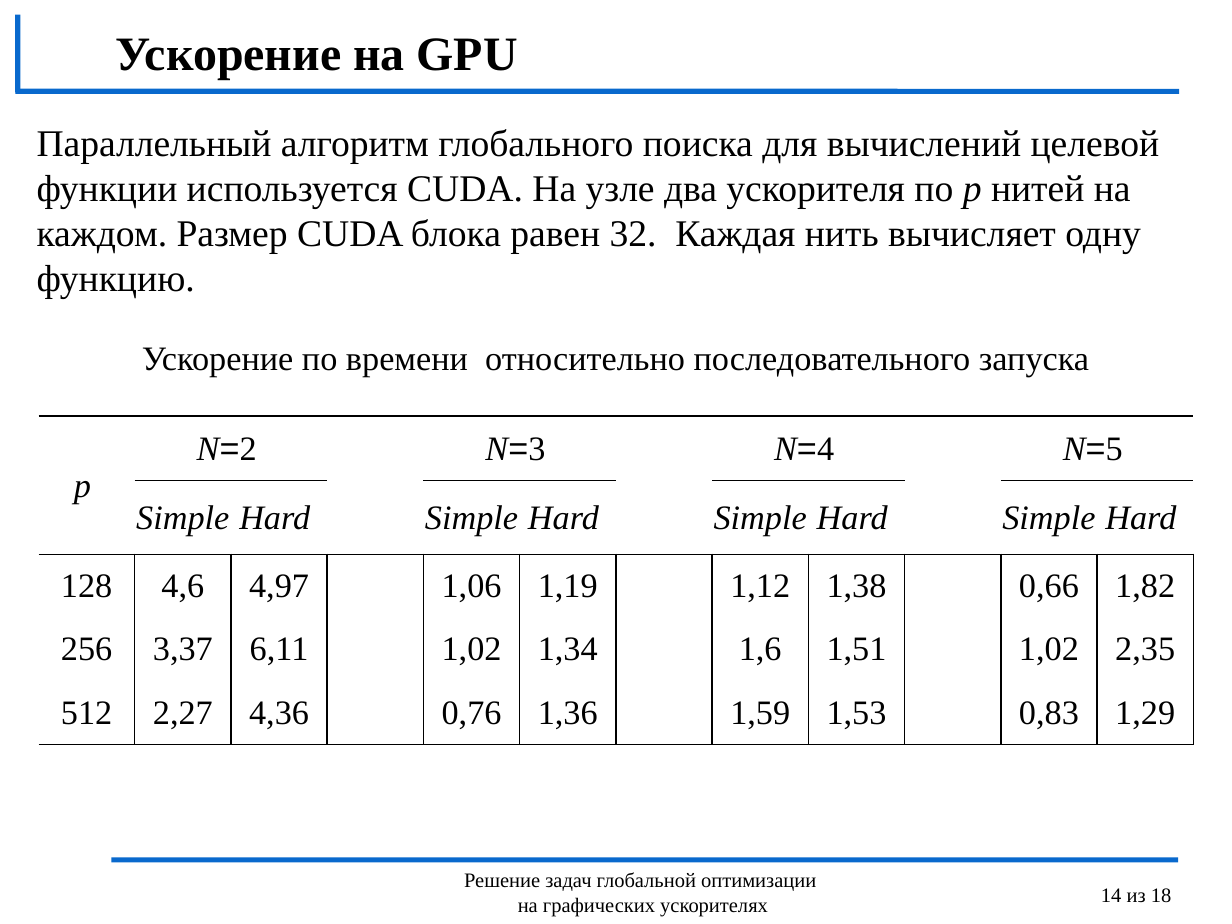
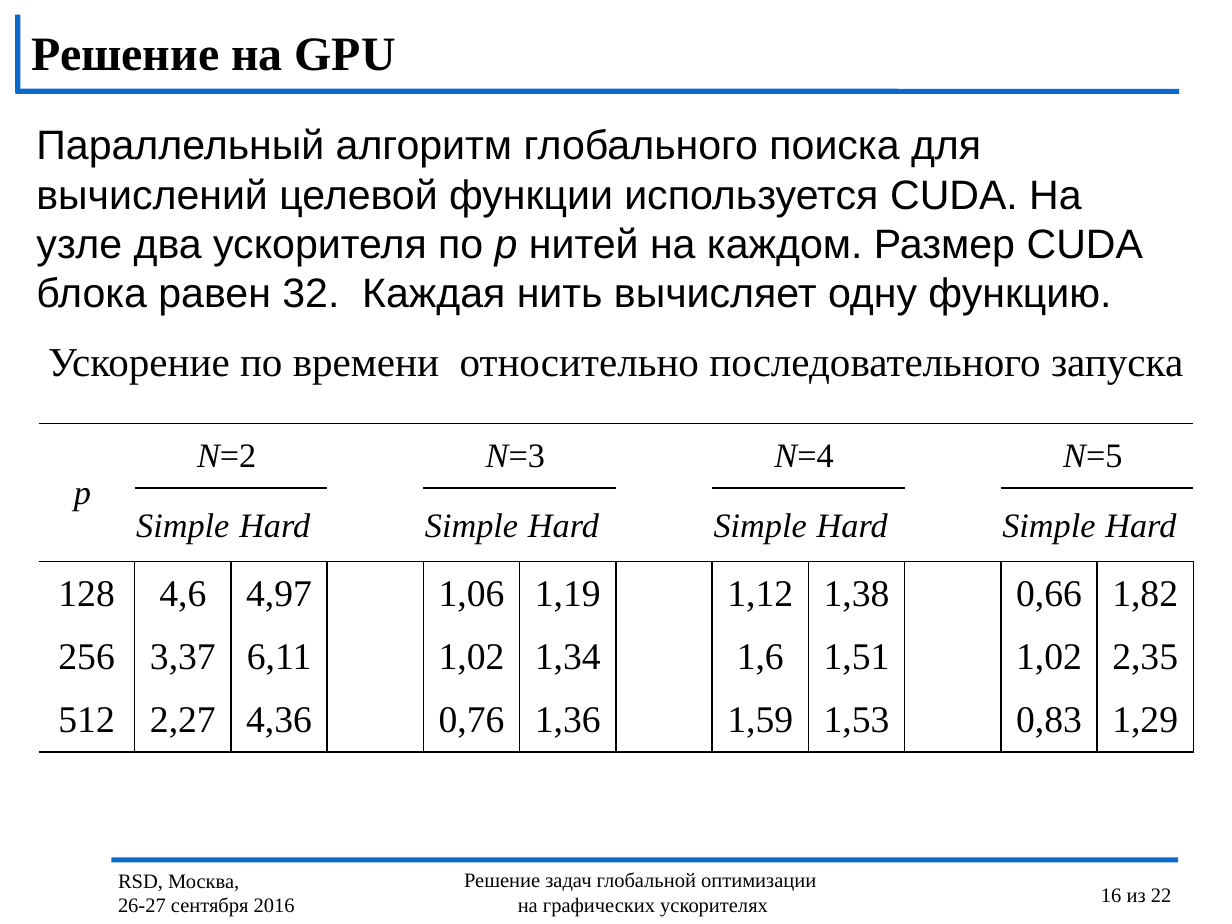
Before and after one commit to kabarkalov/GlobOptPapers, a slide deck: slide 16 of 2016/RSD/RSD_Lebedev.pptx (slide 14 before the commit). Drawn at 1232x924 pixels with LibreOffice and Linux fonts; fonts in the diff are those of the drawing; background and template pictures are left out. Boxes give left, top, right and bottom in pixels: in the first picture for what was removed or moved away, otherwise in the second. Text is boxed around its words. In the diff, an @@ line names an element or a change of style, - is before the commit and + after.

```diff
--- a/2016/RSD/RSD_Lebedev.pptx
+++ b/2016/RSD/RSD_Lebedev.pptx
@@ title at (32, 38, 396, 71): text changed @@
-Ускорение на GPU
+Решение на GPU
@@ text "Параллельный алгоритм глобального поиска для ..." at (36, 128, 1143, 316): size 22 to 24 pt, font Times New Roman to Arial @@
@@ table at (38, 339, 1191, 759) @@
@@ size 20 to 24 pt in "Ускорение по времени относительно последовательного запуска" @@
@@ font Arial to Times New Roman in "N=2", "N=3", "N=4", "N=5" @@
@@ size 20 to 22 pt in "128", "4,6", "4,97", "1,06" and 23 more places @@
@@ text added at (118, 874, 295, 917), 12 pt, text #000000 @@
+RSD, Москва,
+26-27 сентября 2016
@@ page number at (1101, 888, 1172, 903): text changed @@
-14 из 18
+16 из 22
```
Also in this commit, not shown: 17 other slides changed, 4 slides added.
